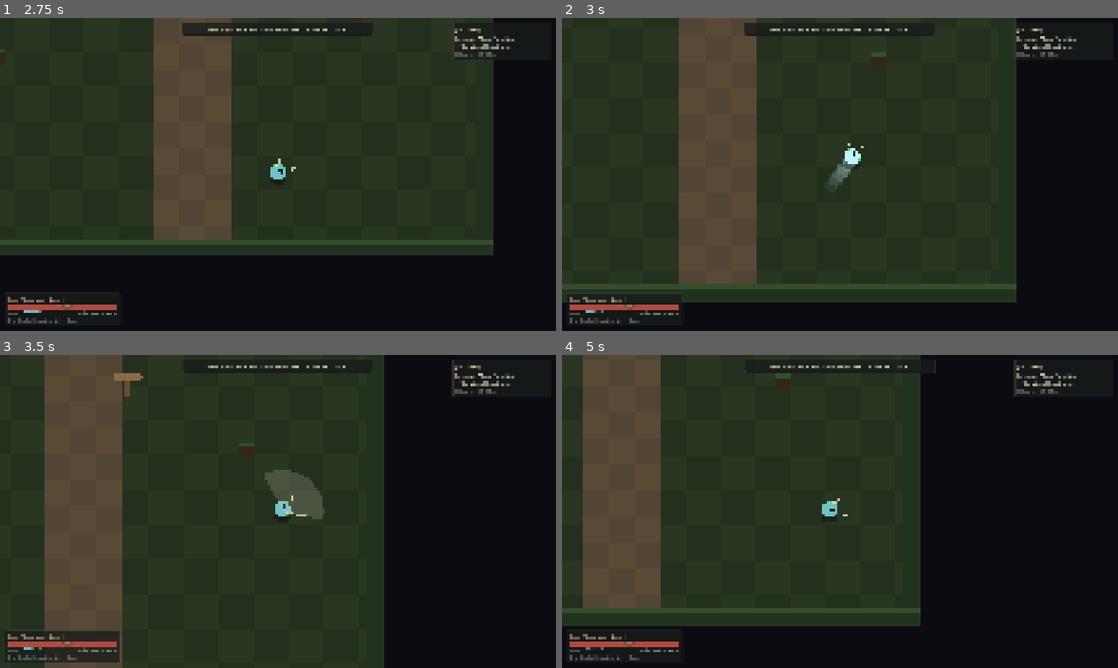
Above: before the commit, frames 1-4 (two rows, left to right).
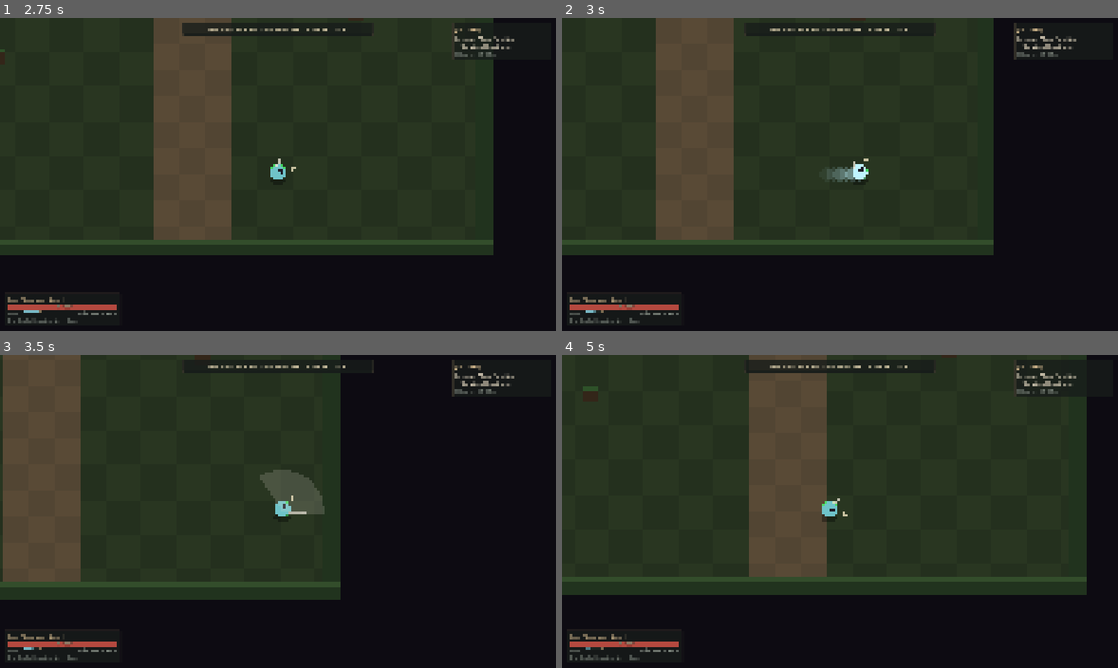
Above: after the commit, the same moments.

Repository: ncbender/Echo-of-the-Hollow
Game: Godot game, scene res://scenes/ui/title_screen.tscn
Two runs of this game, one before a commit and one after it. Both use one fixed random seed, a clock stepped at 60 frames per second and the inputs below.
Inputs (mouse positions are in pixels of both pictures, inside the frame that each line leads up to):
- Up to frame 1 (2.75 s): click "New Game" at 0.5 s; tap Enter (ui_accept) at 1.25, 1.52 s; move the mouse to (400, 158) at 1.27 s; hold D (move_right) 1.28-2 s; hold Right mouse button (attack_heavy) 1.28-2 s; click (400, 158) at 1.55 s; drag from (166, 190) to (283, 171) at 2.02 s
- Up to frame 2 (3 s): move the mouse to (895, 105) at 2.77 s; hold D (move_right) from 2.78 s (still down); hold Space (dash) from 2.78 s (still down); click (895, 105) at 2.92 s
- Up to frame 3 (3.5 s): keep holding D (move_right); keep holding Space (dash); right-click (333, 442) at 3.05 s
- Up to frame 4 (5 s): release D (move_right) at 3.5 s; release Space (dash) at 3.5 s; drag from (812, 574) to (645, 408) at 3.52 s; tap Enter (ui_accept) at 4.25, 4.52 s; move the mouse to (1006, 558) at 4.27 s; hold A (move_left) from 4.28 s (still down); hold Space (dash) from 4.28 s (still down); tap E (ability_2) at 4.35 s; click (1006, 558) at 4.42 s

Frame 1 is identical in both runs. In frame 2, 22% of the frame differs, in the area x 0-82%, y 0-91%; in frame 3, 31%; in frame 4, 48%, in the area x 0-95%, y 0-87%.

Commit message:
Polish 1.1 E: dash goes in the WASD direction, without WASD towards the mouse (DashComponent.direction_for); charges, distance, timings and iFrames unchanged; tests for all directions
Co-Authored-By: Claude Opus 5.5 <noreply@anthropic.com>
Claude-Session: https://claude.ai/code/session_01DCHuQoGc9nRvmUUtWtAhja

Diff:
--- a/scripts/player/dash_component.gd
+++ b/scripts/player/dash_component.gd
@@ -32,6 +32,17 @@
 
 func can_dash() -> bool:
 	return charges > 0 and not _dashing
+
+
+## Movement input shorter than this counts as "no WASD".
+const MOVE_DEADZONE := 0.1
+
+
+## Dash direction (docs/COMBAT_DESIGN.md, UI/UX Polish 1.1): with WASD movement
+## input the normalized movement direction (also when the mouse points
+## elsewhere); without it the current facing towards the mouse.
+static func direction_for(move: Vector2, aim: Vector2) -> Vector2:
+	return move.normalized() if move.length() > MOVE_DEADZONE else aim
 
 
 ## Starts a dash in `dash_direction` (normalized by the caller). Returns false when not allowed.
--- a/scripts/player/player.gd
+++ b/scripts/player/player.gd
@@ -155,7 +155,7 @@
 		combat.cancel(&"dash")
 		skill_lock_left = 0.0   # a dash ends the cast lock (the skill already happened)
 		defense.cancel()        # and any block/parry (no iFrame overlap, no stacking)
-		_start_dash()
+		_start_dash(frame.move)
 
 	if defense.step(delta, frame.defend_pressed, frame.defend_held, can_start_defense()):
 		combat.cancel(&"defend")   # same cancel rule as a dash (see can_start_defense)
@@ -263,8 +263,10 @@
 ## i.e. towards the mouse; WASD is ignored. aim_direction is the last valid aim, so
 ## a cursor on top of the character keeps the previous facing. DashComponent keeps
 ## the direction fixed for the whole dash.
-func _start_dash() -> void:
-	dash.try_start(aim_direction)
+## Dash direction rule (docs/COMBAT_DESIGN.md): WASD movement first, else the
+## facing towards the mouse - see DashComponent.direction_for.
+func _start_dash(move: Vector2) -> void:
+	dash.try_start(DashComponent.direction_for(move, aim_direction))
 
 
 ## Hits deal damage and knockback; the attack's reaction type decides whether the
--- a/scripts/ui/options_panel.gd
+++ b/scripts/ui/options_panel.gd
@@ -10,7 +10,7 @@
 ## Action -> label, in the order shown on the Controls page.
 const CONTROLS := [
 	[&"move_up", "Move up"], [&"move_down", "Move down"], [&"move_left", "Move left"], [&"move_right", "Move right"],
-	[&"attack_light", "Light attack"], [&"attack_heavy", "Heavy attack (hold to charge)"], [&"dash", "Dash (towards the cursor)"],
+	[&"attack_light", "Light attack"], [&"attack_heavy", "Heavy attack (hold to charge)"], [&"dash", "Dash (movement direction; standing still: towards the cursor)"],
 	[&"defensive", "Block / parry"], [&"ability_1", "Skill 1"], [&"ability_2", "Skill 2"], [&"ability_3", "Skill 3"],
 	[&"ability_4", "Skill 4"], [&"weapon_slot_1", "Weapon 1"], [&"weapon_slot_2", "Weapon 2"], [&"interact", "Interact / talk / continue"],
 	[&"ui_inventory", "Inventory"], [&"ui_character", "Character, talents and skills"], [&"ui_journal", "Journal"],
--- a/tests/integration/test_dash.gd
+++ b/tests/integration/test_dash.gd
@@ -72,7 +72,7 @@
 	check(not dash.is_dashing(), "dash over at 300 ms")
 
 
-# --- Dash direction = facing (mouse aim), Combat Polish 0.2 -------------------
+# --- Dash direction: WASD first, else facing (mouse), UI/UX Polish 1.1 --------
 
 func _dash_with(move: Vector2, aim: Vector2) -> InputFrame:
 	spawn_player()
@@ -82,18 +82,32 @@
 	return f
 
 
-func test_dash_ignores_wasd_left_aim_right() -> void:
-	await _dash_with(Vector2.LEFT, Vector2.RIGHT)
-	check(player.dash.is_dashing(), "dash started")
-	check_eq(player.dash.direction, Vector2.RIGHT, "dash follows the aim, not WASD")
-	check_eq(player.dash.charges, 1, "one charge spent")
-
-
-func test_dash_ignores_wasd_down_aim_up() -> void:
+func test_dash_follows_wasd_in_all_four_directions() -> void:
+	for move: Vector2 in [Vector2.UP, Vector2.DOWN, Vector2.LEFT, Vector2.RIGHT]:
+		var f := await _dash_with(move, Vector2(0.6, 0.8))   # mouse somewhere else
+		check(player.dash.is_dashing(), "dash started (%s)" % move)
+		check_eq(player.dash.direction, move, "dash follows WASD %s" % move)
+		check_eq(player.dash.charges, 1, "one charge spent (%s)" % move)
+		await tick(f, seconds_to_ticks(0.3) - 1)
+		check_near(player.global_position.dot(move), player.dash.config.distance, 1.0, "full, unchanged distance %s" % move)
+		player.queue_free()
+		await wait_physics(1)
+
+
+func test_dash_follows_wasd_diagonals_normalized() -> void:
+	for move: Vector2 in [Vector2(1, 1), Vector2(-1, 1), Vector2(1, -1), Vector2(-1, -1)]:
+		await _dash_with(move, Vector2.RIGHT)
+		check_near(player.dash.direction.length(), 1.0, 0.0001, "normalized %s" % move)
+		check_near(player.dash.direction.angle_to(move), 0.0, 0.0001, "diagonal %s" % move)
+		player.queue_free()
+		await wait_physics(1)
+
+
+func test_wasd_beats_a_different_mouse_direction() -> void:
 	var f := await _dash_with(Vector2.DOWN, Vector2.UP)
-	check_eq(player.dash.direction, Vector2.UP, "dash up")
+	check_eq(player.dash.direction, Vector2.DOWN, "WASD down wins over the mouse up")
 	await tick(f, seconds_to_ticks(0.3) - 1)
-	check(player.global_position.y < -player.dash.config.distance + 5.0, "moved up the full distance despite holding down (y=%.1f)" % player.global_position.y)
+	check(player.global_position.y > player.dash.config.distance - 5.0, "moved down the full distance (y=%.1f)" % player.global_position.y)
 
 
 func test_dash_without_move_input_goes_to_aim() -> void:
@@ -102,6 +116,15 @@
 	check_eq(player.dash.direction, Vector2.LEFT, "dash left")
 	check_near(player.global_position.x, -player.dash.config.distance, 1.0, "covers the unchanged dash distance")
 	check_near(player.global_position.y, 0.0, 0.01, "straight line")
+
+
+func test_direction_rule_in_isolation() -> void:
+	check_eq(DashComponent.direction_for(Vector2(0, -1), Vector2.RIGHT), Vector2(0, -1), "WASD first")
+	check_eq(DashComponent.direction_for(Vector2.ZERO, Vector2.RIGHT), Vector2.RIGHT, "no WASD -> facing")
+	check_eq(DashComponent.direction_for(Vector2(0.05, 0), Vector2.UP), Vector2.UP, "tiny stick noise counts as no movement")
+	check_near(DashComponent.direction_for(Vector2(2, 2), Vector2.UP).length(), 1.0, 0.0001, "normalized")
+	check_eq(DashConfig.new().max_charges, 2, "charges unchanged")
+
 
 
 func test_dash_direction_is_normalized_for_diagonal_aim() -> void:
@@ -124,7 +147,7 @@
 	spawn_player()
 	await wait_physics(1)
 	await tick(frame(Vector2.ZERO, Vector2.UP))   # last valid facing: up
-	var f := frame(Vector2.RIGHT, Vector2.ZERO)   # cursor on the character -> no aim
+	var f := frame(Vector2.ZERO, Vector2.ZERO)   # no WASD, cursor on the character -> no aim
 	f.aim_direction = Vector2.ZERO
 	await tick(dash_press(f))
 	check(player.dash.is_dashing(), "dash still possible")
@@ -177,7 +200,7 @@
 	spawn_player()
 	add_wall(Vector2(60, 0), Vector2(16, 120))   # face at x = 52
 	await wait_physics(2)
-	var f := frame(Vector2.LEFT, Vector2.RIGHT)
+	var f := frame(Vector2.RIGHT, Vector2.LEFT)   # WASD towards the wall, mouse away
 	await tick(dash_press(f), seconds_to_ticks(0.3))
 	check(player.global_position.x < 52.0, "stopped in front of the wall (x=%.1f)" % player.global_position.x)
 	check(player.global_position.x > 30.0, "dash went towards the wall")
--- a/tests/playtest/class_playtest.gd
+++ b/tests/playtest/class_playtest.gd
@@ -412,11 +412,11 @@
 		frame.light_pressed = i % 15 == 0
 		await physics_frame
 	_check(absf(pool.value - regen_start - 6.0) < 0.6, "in combat: +6 focus per second, nothing from hits (%.1f)" % (pool.value - regen_start))
-	# Space dash unchanged
+	# Space dash: no WASD -> towards the aim
 	frame.aim_direction = Vector2.LEFT
 	frame.dash_pressed = true
 	await physics_frame
-	_check(player.dash.is_dashing() and player.dash.direction == Vector2.LEFT, "Space dash unchanged (towards the aim)")
+	_check(player.dash.is_dashing() and player.dash.direction == Vector2.LEFT, "Space dash without WASD goes towards the aim")
 	for i in 40:
 		await physics_frame
 	# Warrior Blade Rush
--- a/tests/playtest/visual_playtest.gd
+++ b/tests/playtest/visual_playtest.gd
@@ -84,9 +84,10 @@
 	await _shot("05_lh_thrust_active")
 	await _until_idle(dummy_a)
 
-	# 4) Dash away: the dash follows the facing (mouse), WASD is ignored (Combat Polish 0.2).
-	f.aim_direction = (player.global_position - dummy_a.global_position).normalized()
-	f.move = Vector2.DOWN
+	# 4) Dash away: WASD (away from the dummy) decides the dash direction (UI/UX Polish 1.1).
+	var away := (player.global_position - dummy_a.global_position).normalized()
+	f.aim_direction = -away   # still facing the dummy
+	f.move = away
 	f.dash_pressed = true
 	await _ticks(4)
 	f.move = Vector2.ZERO
@@ -204,12 +205,12 @@
 	await _until_idle(enemy)
 	await _ticks_aim(enemy, 30)
 	_log_knockback(enemy, "greatsword heavy")
-	# 5) dash: WASD left, mouse right -> dash right
+	# 5) dash: WASD left, mouse right -> dash left (WASD has priority, UI/UX Polish 1.1)
 	f.move = Vector2.LEFT
 	f.aim_direction = Vector2.RIGHT
 	f.dash_pressed = true
 	await _ticks(4)
-	await _shot("p05_dash_wasd_left_mouse_right")
+	await _shot("p05_dash_wasd_left_mouse_right_goes_left")
 	f.move = Vector2.ZERO
 	await _ticks(30)
 	# 6) normal fight against the active grunt with the greatsword, then the sword
Not shown, changed: CLAUDE.md
Not shown, changed: docs/ARCHITECTURE.md
Not shown, changed: docs/COMBAT_DESIGN.md
